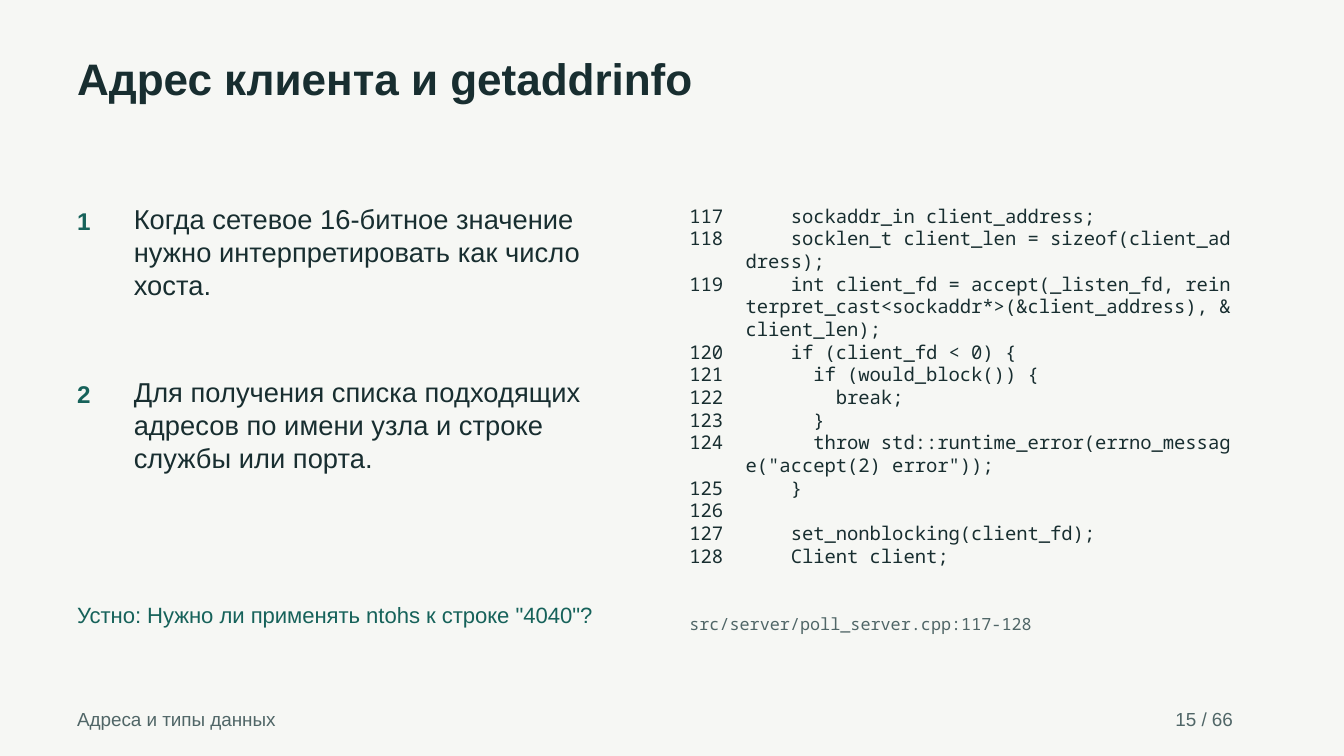
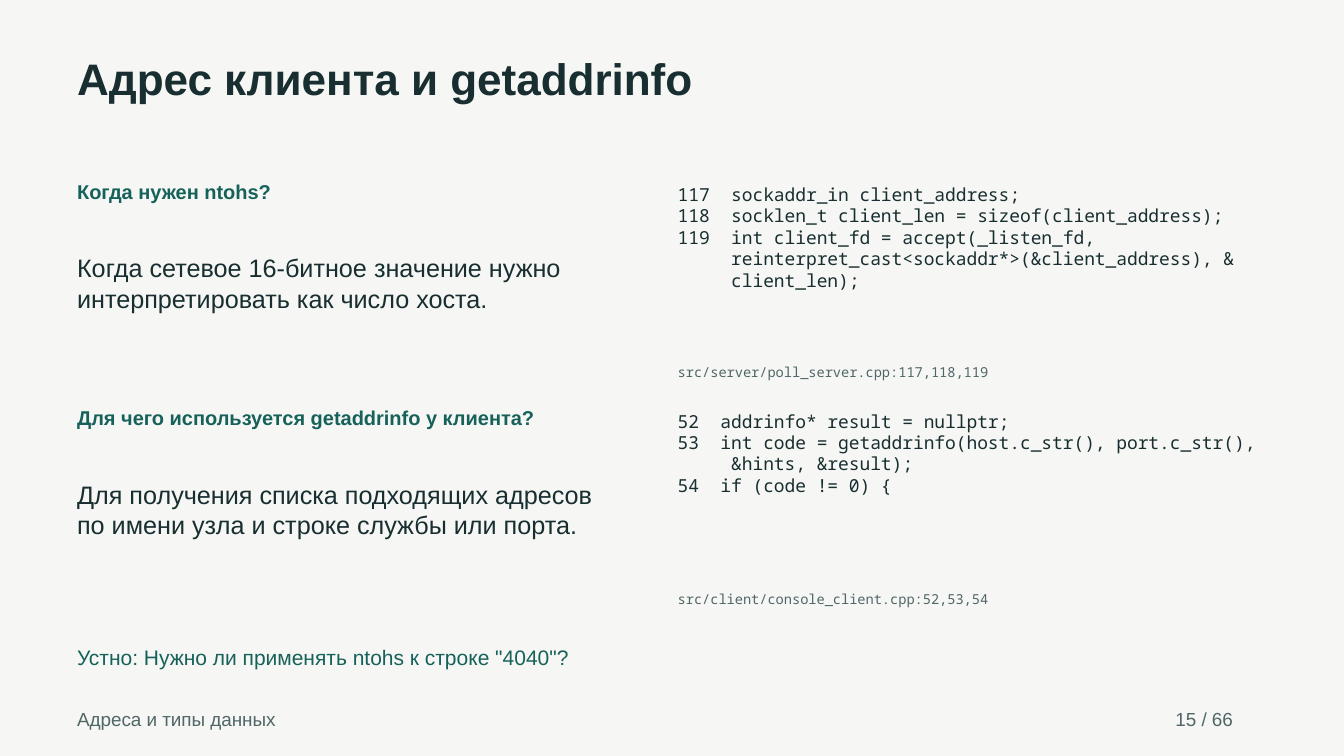
Before and after one commit to AlexUner/alexey-tcp-defense, a slide deck: slide 15 of presentation.pptx. Drawn at 1344x756 pixels with LibreOffice and Linux fonts; fonts in the diff are those of the drawing. Boxes give left, top, right and bottom in pixels: in the first picture for what was removed or moved away, otherwise in the second. Text is boxed around its words. In the diff, an @@ line names an element or a change of style, - is before the commit and + after.

```diff
--- a/presentation.pptx
+++ b/presentation.pptx
@@ text "117 sockaddr_in client_address;": place and size @@
-text "117 sockaddr_in client_address;" at [689,208,1231,566]
+text "117 sockaddr_in client_address;" at [678,187,1223,290]
@@ text added at [77,184,271,203], 14.2 pt, text #16625A, bold @@
+Когда нужен ntohs?
@@ text at [678,187,1021,290]: size 13.5 to 12.8 pt in "117 sockaddr_in client_address;", "client_len);" @@
@@ text at [731,208,1223,270]: text changed; size 13.5 to 12.8 pt @@
-118 socklen_t client_len = sizeof(client_ad
-dress);
-119 int client_fd = accept(_listen_fd, rein
-terpret_cast<sockaddr*>(&client_address), &
+118 socklen_t client_len = sizeof(client_address);
+119 int client_fd = accept(_listen_fd,
+reinterpret_cast<sockaddr*>(&client_address), &
@@ text removed at [77,213,90,230] @@
-1
@@ text "Когда сетевое 16-битное значение нужно ...": place and size @@
-text "Когда сетевое 16-битное значение нужно ..." at [134,209,580,296]
+text "Когда сетевое 16-битное значение нужно ..." at [77,258,560,313]
@@ text "Когда сетевое 16-битное значение нужно ..." at [77,258,560,313]: size 19.5 to 18 pt @@
@@ text at [746,344,1231,566]: paragraphs removed @@
-120 if (client_fd < 0) {
-121 if (would_block()) {
-122 break;
-123 }
-124 throw std::runtime_error(errno_messag
-e("accept(2) error"));
-125 }
-126
-127 set_nonblocking(client_fd);
-128 Client client;
@@ text removed at [77,386,90,403] @@
-2
@@ text at [678,366,989,381]: text changed; size 12 to 9.8 pt @@
-src/server/poll_server.cpp:117-128
+src/server/poll_server.cpp:117,118,119
@@ text added at [77,410,534,430], 14.2 pt, text #16625A, bold @@
+Для чего используется getaddrinfo у клиента?
@@ text added at [678,414,1255,495], 12.8 pt, text #182E30 @@
+52 addrinfo* result = nullptr;
+53 int code = getaddrinfo(host.c_str(), port.c_str(),
+&hints, &result);
+54 if (code != 0) {
@@ text "Для получения списка подходящих адресов ..." at [77,486,592,540]: size 19.5 to 18 pt @@
@@ text "Для получения списка подходящих адресов ...": place and size @@
-text "Для получения списка подходящих адресов ..." at [134,383,581,473]
+text "Для получения списка подходящих адресов ..." at [77,486,592,540]
@@ text added at [678,593,989,607], 9.8 pt, text #506667 @@
+src/client/console_client.cpp:52,53,54
@@ text "Устно: Нужно ли применять ntohs ...": place and size @@
-text "Устно: Нужно ли применять ntohs ..." at [77,607,593,628]
+text "Устно: Нужно ли применять ntohs ..." at [77,649,568,669]
@@ text "Устно: Нужно ли применять ntohs ..." at [77,649,568,669]: size 15.8 to 15 pt @@
```
Also in this commit, not shown: 54 other slides changed, 9 slides added, 9 slides removed, 2 other files.
